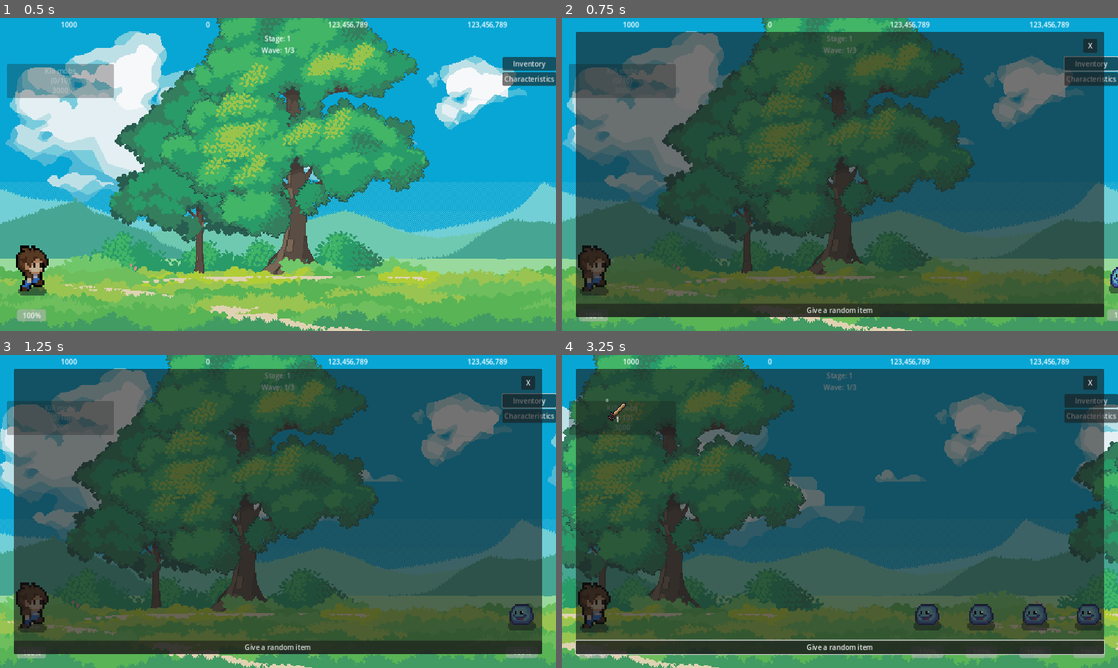
Above: before the commit, frames 1-4 (two rows, left to right).
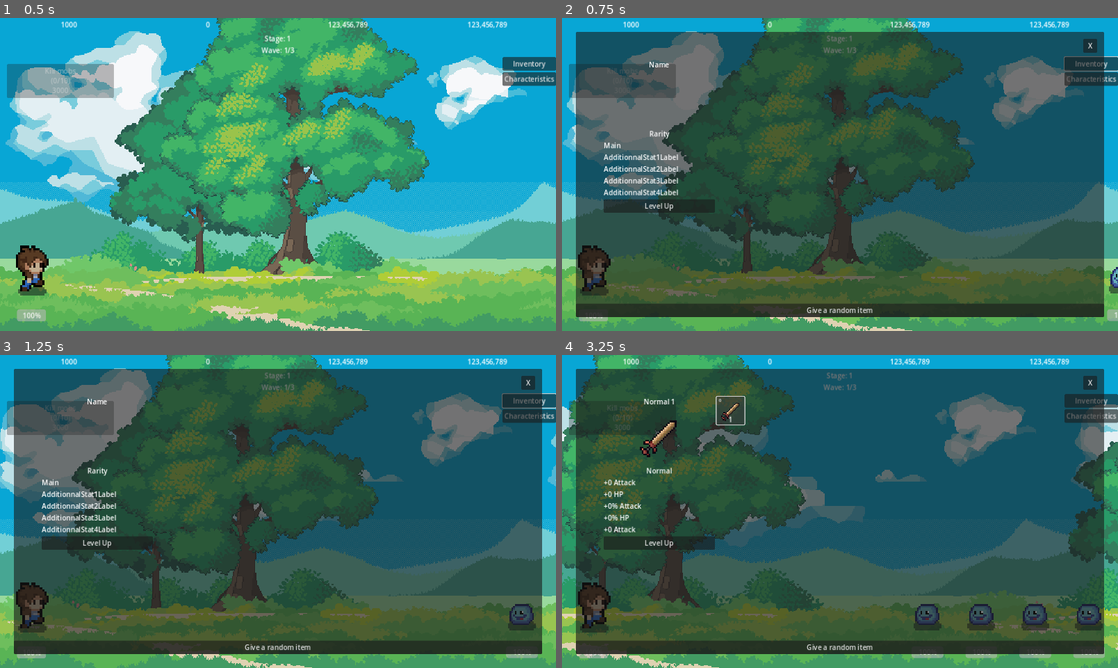
Above: after the commit, the same moments.

Repository: LSDAF/lsdaf_client
Game: Godot game, scene res://elements/main/main.tscn
Two runs of this game, one before a commit and one after it. Both use one fixed random seed, a clock stepped at 60 frames per second and the inputs below.
Inputs (mouse positions are in pixels of both pictures, inside the frame that each line leads up to):
- Up to frame 1 (0.5 s): no input
- Up to frame 2 (0.75 s): click "Inventory" at 0.5 s
- Up to frame 3 (1.25 s): no input
- Up to frame 4 (3.25 s): click (662, 542) at 1.25 s, where only the run after the commit has a clickable "Level Up"; click "Give a random item" at 2 s; click (728, 411) at 2.75 s, where only the run after the commit has a clickable "1"

Frame 1 is identical in both runs. In frame 2, 1.6% of the frame differs, in the area x 7-28%, y 14-63%; in frame 3, 1.5%; in frame 4, 2.3%, in the area x 2-98%, y 13-96%.

Commit message:
feat: add details to item inventory

Diff:
--- a/elements/hud/inventory_menu/inventory_item/inventory_item.gd
+++ b/elements/hud/inventory_menu/inventory_item/inventory_item.gd
@@ -1,6 +1,8 @@
 extends Node
 
 class_name InventoryItem
+
+signal on_item_selected
 
 var _level: int
 var _rarity: ItemRarity.ItemRarity
@@ -23,3 +25,7 @@
 # Called every frame. 'delta' is the elapsed time since the previous frame.
 func _process(delta: float) -> void:
 	pass
+
+
+func _on_pressed() -> void:
+	on_item_selected.emit()
--- a/elements/hud/inventory_menu/inventory_item/inventory_item.tscn
+++ b/elements/hud/inventory_menu/inventory_item/inventory_item.tscn
@@ -7,9 +7,8 @@
 atlas = ExtResource("2_13756")
 region = Rect2(0, 0, 32, 32)
 
-[node name="InventoryItem" type="Control"]
+[node name="InventoryItem" type="Button"]
 custom_minimum_size = Vector2(64, 64)
-layout_mode = 3
 anchors_preset = 15
 anchor_right = 1.0
 anchor_bottom = 1.0
@@ -56,3 +55,5 @@
 text = "N"
 horizontal_alignment = 1
 vertical_alignment = 1
+
+[connection signal="pressed" from="." to="." method="_on_pressed"]
--- a/elements/hud/inventory_menu/inventory_menu.gd
+++ b/elements/hud/inventory_menu/inventory_menu.gd
@@ -12,11 +12,25 @@
 func _process(delta: float) -> void:
 	pass
 
+
+func _on_close_button_pressed() -> void:
+	queue_free()
+
+
+func _on_give_random_button_pressed() -> void:
+	ItemsService.loot_random_item()
+	update_inventory()
+
+func _on_select_item(item: Item) -> void:
+	%ItemDetailsMenu.update_selected_item(item)
+
 func get_inventory_items_scenes() -> Array[InventoryItem]:
 	var inventory_items: Array[InventoryItem] = []
 
 	for item in Inventory.items:
 		var new_item_scene: InventoryItem = item_scene.instantiate().with_data(item.level, item.rarity, item.texture)
+		new_item_scene.on_item_selected.connect(func() -> void: _on_select_item(item))
+
 		inventory_items.push_back(new_item_scene)
 
 	return inventory_items
@@ -29,11 +43,3 @@
 
 	for scene in _current_item_scenes:
 		%InventoryGridContainer.add_child(scene)
-
-func _on_close_button_pressed() -> void:
-	queue_free()
-
-
-func _on_give_random_button_pressed() -> void:
-	ItemsService.loot_random_item()
-	update_inventory()
--- a/elements/hud/inventory_menu/inventory_menu.tscn
+++ b/elements/hud/inventory_menu/inventory_menu.tscn
@@ -1,7 +1,8 @@
-[gd_scene load_steps=3 format=3 uid="uid://du1yiy20l36da"]
+[gd_scene load_steps=4 format=3 uid="uid://du1yiy20l36da"]
 
 [ext_resource type="Script" path="res://elements/hud/inventory_menu/inventory_menu.gd" id="1_5bvax"]
 [ext_resource type="PackedScene" uid="uid://b2arfnoe585sm" path="res://elements/hud/inventory_menu/inventory_item/inventory_item.tscn" id="2_d5uob"]
+[ext_resource type="PackedScene" uid="uid://dilg0e5h66qys" path="res://elements/hud/inventory_menu/item_details_menu/item_details_menu.tscn" id="3_rvolm"]
 
 [node name="InventoryMenu" type="Control"]
 layout_mode = 3
@@ -41,9 +42,18 @@
 theme_override_constants/margin_bottom = 64
 metadata/_edit_group_ = true
 
-[node name="InventoryGridContainer" type="GridContainer" parent="MarginContainer/Panel/MarginContainer"]
+[node name="HBoxContainer" type="HBoxContainer" parent="MarginContainer/Panel/MarginContainer"]
+layout_mode = 2
+
+[node name="ItemDetailsMenu" parent="MarginContainer/Panel/MarginContainer/HBoxContainer" instance=ExtResource("3_rvolm")]
+unique_name_in_owner = true
+custom_minimum_size = Vector2(256, 0)
+layout_mode = 2
+
+[node name="InventoryGridContainer" type="GridContainer" parent="MarginContainer/Panel/MarginContainer/HBoxContainer"]
 unique_name_in_owner = true
 layout_mode = 2
+size_flags_horizontal = 3
 columns = 16
 
 [node name="CloseButton" type="Button" parent="MarginContainer/Panel"]
--- /dev/null
+++ b/elements/hud/inventory_menu/item_details_menu/item_details_menu.gd
@@ -0,0 +1,65 @@
+extends Control
+
+var _item: Item = null
+
+# Called when the node enters the scene tree for the first time.
+func _ready() -> void:
+	pass # Replace with function body.
+
+
+# Called every frame. 'delta' is the elapsed time since the previous frame.
+func _process(delta: float) -> void:
+	pass
+
+func _prettify_rarity(item_rarity: ItemRarity.ItemRarity) -> String:
+	match(item_rarity):
+		ItemRarity.ItemRarity.NORMAL:
+			return 'Normal'
+		_:
+			return 'NO_RARITY'
+
+func _prettify_statistic(item_stat: ItemStat, level: int) -> String:
+	var prettified_statistic := ''
+
+	var current_value := item_stat.base_value * (level / 100)
+
+	match(item_stat.statistic):
+		ItemStatistics.ItemStatistics.ATTACK_ADD:
+			prettified_statistic = "+{0} {1}".format([current_value, 'Attack'])
+		ItemStatistics.ItemStatistics.ATTACK_MULT:
+			prettified_statistic = "+{0}% {1}".format([current_value, 'Attack'])
+		ItemStatistics.ItemStatistics.HP_ADD:
+			prettified_statistic = "+{0} {1}".format([current_value, 'HP'])
+		ItemStatistics.ItemStatistics.HP_MULT:
+			prettified_statistic = "+{0}% {1}".format([current_value, 'HP'])
+
+	return prettified_statistic
+
+
+func _update_item_details_menu() -> void:
+	if (_item == null):
+		return
+
+	%ItemNameLabel.text = _item.name
+	%ItemTexture.texture = _item.texture
+	%ItemRarityLabel.text = _prettify_rarity(_item.rarity)
+
+	%MainStatLabel.text = _prettify_statistic(_item.main_stat, _item.level)
+	%AdditionnalStat1Label.text = _prettify_statistic(_item.additional_stats[0], _item.level)
+	%AdditionnalStat2Label.text = _prettify_statistic(_item.additional_stats[1], _item.level)
+	%AdditionnalStat3Label.text = _prettify_statistic(_item.additional_stats[2], _item.level)
+	%AdditionnalStat4Label.text = _prettify_statistic(_item.additional_stats[3], _item.level)
+
+func update_selected_item(item: Item) -> void:
+	_item = item
+
+	if (_item == null):
+		%NoItemSelectedLabel.show()
+		%ItemsDetailVBoxContainer.hide()
+
+		return
+
+	%ItemsDetailVBoxContainer.show()
+	%NoItemSelectedLabel.hide()
+
+	_update_item_details_menu()
--- /dev/null
+++ b/elements/hud/inventory_menu/item_details_menu/item_details_menu.tscn
@@ -0,0 +1,86 @@
+[gd_scene load_steps=2 format=3 uid="uid://dilg0e5h66qys"]
+
+[ext_resource type="Script" path="res://elements/hud/inventory_menu/item_details_menu/item_details_menu.gd" id="1_jvtpm"]
+
+[node name="ItemDetailsMenu" type="Control"]
+layout_mode = 3
+anchors_preset = 9
+anchor_bottom = 1.0
+offset_right = 256.0
+grow_vertical = 2
+script = ExtResource("1_jvtpm")
+
+[node name="ItemsDetailVBoxContainer" type="VBoxContainer" parent="."]
+unique_name_in_owner = true
+layout_mode = 1
+anchors_preset = 9
+anchor_bottom = 1.0
+offset_right = 256.0
+grow_vertical = 2
+
+[node name="ItemNameLabel" type="Label" parent="ItemsDetailVBoxContainer"]
+unique_name_in_owner = true
+layout_mode = 2
+text = "Name"
+horizontal_alignment = 1
+vertical_alignment = 1
+
+[node name="ItemTexture" type="TextureRect" parent="ItemsDetailVBoxContainer"]
+unique_name_in_owner = true
+texture_filter = 1
+custom_minimum_size = Vector2(128, 128)
+layout_mode = 2
+size_flags_horizontal = 4
+size_flags_vertical = 4
+
+[node name="ItemRarityLabel" type="Label" parent="ItemsDetailVBoxContainer"]
+unique_name_in_owner = true
+layout_mode = 2
+text = "Rarity"
+horizontal_alignment = 1
+vertical_alignment = 1
+
+[node name="StatsVBoxContainer" type="VBoxContainer" parent="ItemsDetailVBoxContainer"]
+layout_mode = 2
+
+[node name="MainStatLabel" type="Label" parent="ItemsDetailVBoxContainer/StatsVBoxContainer"]
+unique_name_in_owner = true
+layout_mode = 2
+text = "Main"
+
+[node name="AdditionnalStat1Label" type="Label" parent="ItemsDetailVBoxContainer/StatsVBoxContainer"]
+unique_name_in_owner = true
+layout_mode = 2
+text = "AdditionnalStat1Label"
+
+[node name="AdditionnalStat2Label" type="Label" parent="ItemsDetailVBoxContainer/StatsVBoxContainer"]
+unique_name_in_owner = true
+layout_mode = 2
+text = "AdditionnalStat2Label"
+
+[node name="AdditionnalStat3Label" type="Label" parent="ItemsDetailVBoxContainer/StatsVBoxContainer"]
+unique_name_in_owner = true
+layout_mode = 2
+text = "AdditionnalStat3Label"
+
+[node name="AdditionnalStat4Label" type="Label" parent="ItemsDetailVBoxContainer/StatsVBoxContainer"]
+unique_name_in_owner = true
+layout_mode = 2
+text = "AdditionnalStat4Label"
+
+[node name="LevelUpButton" type="Button" parent="ItemsDetailVBoxContainer"]
+layout_mode = 2
+text = "Level Up"
+
+[node name="NoItemSelectedLabel" type="Label" parent="."]
+unique_name_in_owner = true
+visible = false
+layout_mode = 1
+anchors_preset = 15
+anchor_right = 1.0
+anchor_bottom = 1.0
+grow_horizontal = 2
+grow_vertical = 2
+text = "No item selected"
+horizontal_alignment = 1
+vertical_alignment = 1
--- a/resources/items/blueprints/stats/pools/sword/sword_normal_pool.tres
+++ b/resources/items/blueprints/stats/pools/sword/sword_normal_pool.tres
@@ -1,11 +1,13 @@
-[gd_resource type="Resource" script_class="ItemStatsPool" load_steps=5 format=3 uid="uid://cif3lpq1csqs4"]
+[gd_resource type="Resource" script_class="ItemStatsPool" load_steps=7 format=3 uid="uid://cif3lpq1csqs4"]
 
 [ext_resource type="Script" path="res://models/items/item_blueprint/stats/item_stat_blueprint.gd" id="1_m8qb4"]
 [ext_resource type="Resource" uid="uid://kpye4nvbsorv" path="res://resources/items/blueprints/stats/attack_add.tres" id="2_mh4vg"]
 [ext_resource type="Resource" uid="uid://d1emsfxy4lokp" path="res://resources/items/blueprints/stats/attack_mult.tres" id="3_fi1ga"]
 [ext_resource type="Script" path="res://models/items/item_blueprint/stats/pools/item_stats_pool.gd" id="4_f6iek"]
+[ext_resource type="Resource" uid="uid://bg6ewikocejtl" path="res://resources/items/blueprints/stats/hp_add.tres" id="4_o78e3"]
+[ext_resource type="Resource" uid="uid://ddyvx7l3od5e3" path="res://resources/items/blueprints/stats/hp_mult.tres" id="5_cs8gg"]
 
 [resource]
 script = ExtResource("4_f6iek")
 main_stat = ExtResource("2_mh4vg")
-potential_stats = Array[ExtResource("1_m8qb4")]([ExtResource("2_mh4vg"), ExtResource("3_fi1ga")])
+potential_stats = Array[ExtResource("1_m8qb4")]([ExtResource("2_mh4vg"), ExtResource("3_fi1ga"), ExtResource("4_o78e3"), ExtResource("5_cs8gg")])
